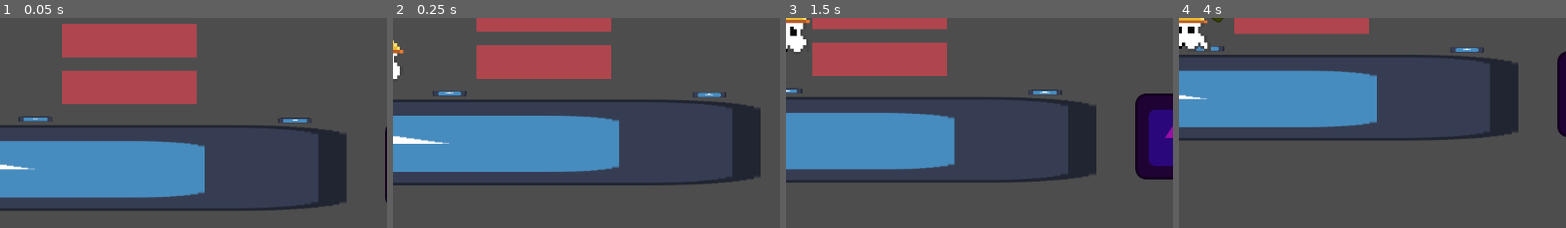
Above: before the commit, frames 1-4 (left to right).
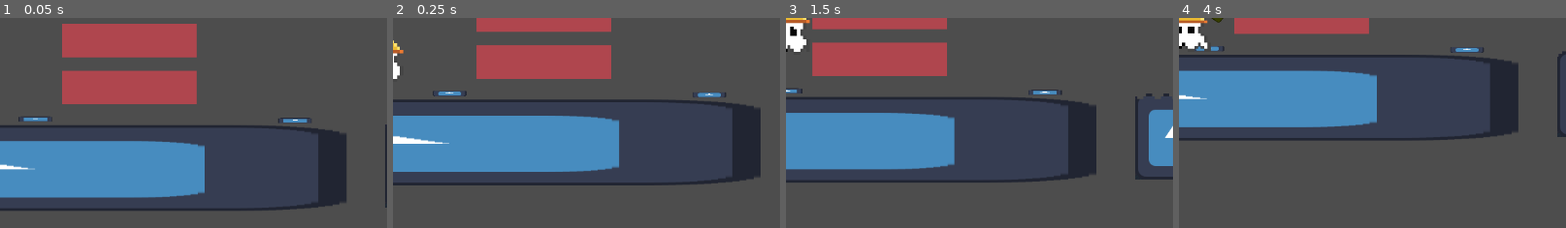
Above: after the commit, the same moments.

Repository: Monczak/warsztatyletni2025
Game: Godot game, scene res://src/Root.tscn
The game is run twice, just before and just after one commit, with the same random seed, the same clock (stepped at 60 frames per second) and the same inputs. The engine's default icon, where the game draws it, is replaced by a stand-in: a white triangle on a blue panel in a dark square.
Inputs (mouse positions are % of the whole screen's width and height, from its top left):
- Up to frame 1 (0.05 s): no input
- Up to frame 2 (0.25 s): no input
- Up to frame 3 (1.5 s): move the mouse to (72, 47) at 0.52 s; hold Right (MoveRight) from 0.53 s (still down); tap Z (Interact) at 0.6, 1.35 s; click (72, 47) at 0.67 s; tap Up (Jump) at 0.77 s; move the mouse to (30, 57) at 1.27 s
- Up to frame 4 (4 s): tap Up (Jump) at 1.52, 3.02, 3.77 s; move the mouse to (60, 29) at 2.02 s; release Right (MoveRight) at 2.03 s; hold Left (MoveLeft) 2.03-2.78 s; tap Z (Interact) at 2.1, 2.85, 3.6 s; move the mouse to (45, 72) at 2.77 s; hold Right (MoveRight) from 2.78 s (still down); click (45, 72) at 2.92 s; move the mouse to (80, 67) at 3.52 s
The pictures show only the part of the screen within x 50-100%, y 50-100%; the shares and areas given below are measured in that part.

The runs differ from the first frame. In frame 1, 0.2% of the frame differs, in the area x 99-100%, y 50-91%; in frame 2, nothing differs; in frame 3, 4.0%, in the area x 90-100%, y 35-77%; in frame 4, 0.9%.

Commit message:
Add pixelated Goo shader

Diff:
--- a/src/Level.tscn
+++ b/src/Level.tscn
@@ -69,6 +69,7 @@
 position = Vector2(-323, 120)
 
 [node name="PlayerRespawnPoint" type="Node2D" parent="."]
+position = Vector2(-63, 37)
 script = ExtResource("4_7pvq8")
 
 [node name="Goo" parent="." instance=ExtResource("5_t53vl")]
--- /dev/null
+++ b/src/materials/Goo.tres
@@ -0,0 +1,11 @@
+[gd_resource type="ShaderMaterial" load_steps=2 format=3 uid="uid://hoo7ctuf34o7"]
+
+[ext_resource type="Shader" uid="uid://oper7mp6t1pk" path="res://src/materials/GooShader.tres" id="1_bv06w"]
+
+[resource]
+shader = ExtResource("1_bv06w")
+shader_parameter/wave_squish = 10.0
+shader_parameter/wave_frequency = 6.0
+shader_parameter/wave_quantization = 1.0
+shader_parameter/wave_amplitude = 0.03
+shader_parameter/wave_offset = -0.03
--- /dev/null
+++ b/src/materials/GooShader.tres
@@ -0,0 +1,269 @@
+[gd_resource type="VisualShader" load_steps=26 format=3 uid="uid://oper7mp6t1pk"]
+
+[sub_resource type="VisualShaderNodeVectorOp" id="VisualShaderNodeVectorOp_5owpa"]
+output_port_for_preview = 0
+default_input_values = [0, Vector2(0, 0), 1, Vector2(0, 0)]
+expanded_output_ports = [0]
+op_type = 0
+
+[sub_resource type="VisualShaderNodeVectorCompose" id="VisualShaderNodeVectorCompose_xphfg"]
+op_type = 0
+
+[sub_resource type="VisualShaderNodeInput" id="VisualShaderNodeInput_a48ri"]
+input_name = "uv"
+
+[sub_resource type="VisualShaderNodeFloatParameter" id="VisualShaderNodeFloatParameter_82g0q"]
+parameter_name = "wave_amplitude"
+default_value_enabled = true
+default_value = 0.02
+
+[sub_resource type="VisualShaderNodeCompare" id="VisualShaderNodeCompare_e7lu1"]
+output_port_for_preview = 0
+function = 2
+
+[sub_resource type="VisualShaderNodeMultiplyAdd" id="VisualShaderNodeMultiplyAdd_cop87"]
+
+[sub_resource type="VisualShaderNodeFloatParameter" id="VisualShaderNodeFloatParameter_mbs7u"]
+parameter_name = "wave_offset"
+default_value_enabled = true
+default_value = -0.04
+
+[sub_resource type="VisualShaderNodeFloatOp" id="VisualShaderNodeFloatOp_wlbvw"]
+operator = 2
+
+[sub_resource type="VisualShaderNodeFloatParameter" id="VisualShaderNodeFloatParameter_b5e1b"]
+parameter_name = "wave_squish"
+default_value_enabled = true
+default_value = 6.0
+
+[sub_resource type="VisualShaderNodeFloatOp" id="VisualShaderNodeFloatOp_dgwan"]
+operator = 2
+
+[sub_resource type="VisualShaderNodeFloatConstant" id="VisualShaderNodeFloatConstant_oe0k8"]
+constant = 3.14159
+
+[sub_resource type="VisualShaderNodeFloatOp" id="VisualShaderNodeFloatOp_8f7tj"]
+operator = 2
+
+[sub_resource type="VisualShaderNodeFloatOp" id="VisualShaderNodeFloatOp_odqp4"]
+operator = 3
+
+[sub_resource type="VisualShaderNodeFloatFunc" id="VisualShaderNodeFloatFunc_14m3a"]
+function = 15
+
+[sub_resource type="VisualShaderNodeFloatParameter" id="VisualShaderNodeFloatParameter_yxgjv"]
+parameter_name = "wave_quantization"
+default_value_enabled = true
+default_value = 1.5
+
+[sub_resource type="VisualShaderNodeFloatFunc" id="VisualShaderNodeFloatFunc_gth7h"]
+function = 15
+
+[sub_resource type="VisualShaderNodeFloatOp" id="VisualShaderNodeFloatOp_x4njy"]
+operator = 2
+
+[sub_resource type="VisualShaderNodeInput" id="VisualShaderNodeInput_vb22r"]
+input_name = "uv"
+
+[sub_resource type="VisualShaderNodeFloatOp" id="VisualShaderNodeFloatOp_oi4rc"]
+operator = 3
+
+[sub_resource type="VisualShaderNodeInput" id="VisualShaderNodeInput_ibh14"]
+input_name = "time"
+
+[sub_resource type="VisualShaderNodeFloatFunc" id="VisualShaderNodeFloatFunc_4op6l"]
+output_port_for_preview = 0
+function = 0
+
+[sub_resource type="VisualShaderNodeFloatOp" id="VisualShaderNodeFloatOp_p0eb0"]
+
+[sub_resource type="VisualShaderNodeVectorDecompose" id="VisualShaderNodeVectorDecompose_0s56v"]
+default_input_values = [0, Vector2(0, 0)]
+op_type = 0
+
+[sub_resource type="VisualShaderNodeFloatOp" id="VisualShaderNodeFloatOp_ftmyp"]
+operator = 2
+
+[sub_resource type="VisualShaderNodeFloatParameter" id="VisualShaderNodeFloatParameter_7du4b"]
+parameter_name = "wave_frequency"
+default_value_enabled = true
+default_value = 6.0
+
+[resource]
+code = "shader_type canvas_item;
+render_mode blend_mix;
+
+uniform float wave_squish = 6;
+uniform float wave_frequency = 6;
+uniform float wave_quantization = 1.5;
+uniform float wave_amplitude = 0.01999999955297;
+uniform float wave_offset = -0.03999999910593;
+
+
+
+void fragment() {
+// Input:3
+	vec2 n_out3p0 = UV;
+
+
+// VectorDecompose:7
+	float n_out7p0 = n_out3p0.x;
+	float n_out7p1 = n_out3p0.y;
+
+
+// FloatParameter:21
+	float n_out21p0 = wave_squish;
+
+
+// FloatConstant:23
+	float n_out23p0 = 3.141593;
+
+
+// FloatOp:22
+	float n_out22p0 = n_out21p0 * n_out23p0;
+
+
+// FloatOp:20
+	float n_out20p0 = n_out7p0 * n_out22p0;
+
+
+// Input:4
+	float n_out4p0 = TIME;
+
+
+// FloatParameter:9
+	float n_out9p0 = wave_frequency;
+
+
+// FloatOp:8
+	float n_out8p0 = n_out4p0 * n_out9p0;
+
+
+// FloatParameter:27
+	float n_out27p0 = wave_quantization;
+
+
+// FloatOp:29
+	float n_out29p0 = n_out8p0 * n_out27p0;
+
+
+// FloatFunc:28
+	float n_out28p0 = round(n_out29p0);
+
+
+// FloatOp:30
+	float n_out30p0 = n_out28p0 / n_out27p0;
+
+
+// FloatOp:6
+	float n_out6p0 = n_out20p0 + n_out30p0;
+
+
+// FloatFunc:5
+	float n_out5p0 = sin(n_out6p0);
+
+
+// FloatOp:24
+	float n_out24p0 = n_out5p0 * n_out27p0;
+
+
+// FloatFunc:26
+	float n_out26p0 = round(n_out24p0);
+
+
+// FloatOp:25
+	float n_out25p0 = n_out26p0 / n_out27p0;
+
+
+// FloatParameter:15
+	float n_out15p0 = wave_amplitude;
+
+
+// FloatParameter:19
+	float n_out19p0 = wave_offset;
+
+
+// MultiplyAdd:18
+	float n_out18p0 = (n_out25p0 * n_out15p0) + n_out19p0;
+
+
+// VectorCompose:12
+	float n_in12p0 = 0.00000;
+	vec2 n_out12p0 = vec2(n_in12p0, n_out18p0);
+
+
+// Input:13
+	vec2 n_out13p0 = UV;
+
+
+// VectorOp:11
+	vec2 n_out11p0 = n_out12p0 + n_out13p0;
+	float n_out11p2 = n_out11p0.g;
+
+
+// Compare:17
+	float n_in17p1 = 0.00000;
+	bool n_out17p0 = n_out11p2 > n_in17p1;
+
+
+// Output:0
+	COLOR.a = (n_out17p0 ? 1.0 : 0.0);
+
+
+}
+"
+graph_offset = Vector2(-1153.03, -202.258)
+mode = 1
+flags/light_only = false
+nodes/fragment/0/position = Vector2(1740, 140)
+nodes/fragment/3/node = SubResource("VisualShaderNodeInput_vb22r")
+nodes/fragment/3/position = Vector2(-960, 80)
+nodes/fragment/4/node = SubResource("VisualShaderNodeInput_ibh14")
+nodes/fragment/4/position = Vector2(-500, 260)
+nodes/fragment/5/node = SubResource("VisualShaderNodeFloatFunc_4op6l")
+nodes/fragment/5/position = Vector2(100, 60)
+nodes/fragment/6/node = SubResource("VisualShaderNodeFloatOp_p0eb0")
+nodes/fragment/6/position = Vector2(-120, 60)
+nodes/fragment/7/node = SubResource("VisualShaderNodeVectorDecompose_0s56v")
+nodes/fragment/7/position = Vector2(-640, 60)
+nodes/fragment/8/node = SubResource("VisualShaderNodeFloatOp_ftmyp")
+nodes/fragment/8/position = Vector2(-172, 230.5)
+nodes/fragment/9/node = SubResource("VisualShaderNodeFloatParameter_7du4b")
+nodes/fragment/9/position = Vector2(-440, 360)
+nodes/fragment/11/node = SubResource("VisualShaderNodeVectorOp_5owpa")
+nodes/fragment/11/position = Vector2(1280, 60)
+nodes/fragment/12/node = SubResource("VisualShaderNodeVectorCompose_xphfg")
+nodes/fragment/12/position = Vector2(1060, 80)
+nodes/fragment/13/node = SubResource("VisualShaderNodeInput_a48ri")
+nodes/fragment/13/position = Vector2(940, 360)
+nodes/fragment/15/node = SubResource("VisualShaderNodeFloatParameter_82g0q")
+nodes/fragment/15/position = Vector2(40, 320)
+nodes/fragment/17/node = SubResource("VisualShaderNodeCompare_e7lu1")
+nodes/fragment/17/position = Vector2(1520, 100)
+nodes/fragment/18/node = SubResource("VisualShaderNodeMultiplyAdd_cop87")
+nodes/fragment/18/position = Vector2(840, 120)
+nodes/fragment/19/node = SubResource("VisualShaderNodeFloatParameter_mbs7u")
+nodes/fragment/19/position = Vector2(560, 380)
+nodes/fragment/20/node = SubResource("VisualShaderNodeFloatOp_wlbvw")
+nodes/fragment/20/position = Vector2(-340, 60)
+nodes/fragment/21/node = SubResource("VisualShaderNodeFloatParameter_b5e1b")
+nodes/fragment/21/position = Vector2(-1020, 200)
+nodes/fragment/22/node = SubResource("VisualShaderNodeFloatOp_dgwan")
+nodes/fragment/22/position = Vector2(-700, 180)
+nodes/fragment/23/node = SubResource("VisualShaderNodeFloatConstant_oe0k8")
+nodes/fragment/23/position = Vector2(-940, 420)
+nodes/fragment/24/node = SubResource("VisualShaderNodeFloatOp_8f7tj")
+nodes/fragment/24/position = Vector2(400, -220)
+nodes/fragment/25/node = SubResource("VisualShaderNodeFloatOp_odqp4")
+nodes/fragment/25/position = Vector2(600, -100)
+nodes/fragment/26/node = SubResource("VisualShaderNodeFloatFunc_14m3a")
+nodes/fragment/26/position = Vector2(600, -200)
+nodes/fragment/27/node = SubResource("VisualShaderNodeFloatParameter_yxgjv")
+nodes/fragment/27/position = Vector2(-1180, -180)
+nodes/fragment/28/node = SubResource("VisualShaderNodeFloatFunc_gth7h")
+nodes/fragment/28/position = Vector2(-580, -120)
+nodes/fragment/29/node = SubResource("VisualShaderNodeFloatOp_x4njy")
+nodes/fragment/29/position = Vector2(-780, -140)
+nodes/fragment/30/node = SubResource("VisualShaderNodeFloatOp_oi4rc")
+nodes/fragment/30/position = Vector2(-380, -140)
+nodes/fragment/connections = PackedInt32Array(4, 0, 8, 0, 9, 0, 8, 1, 13, 0, 11, 1, 12, 0, 11, 0, 3, 0, 7, 0, 6, 0, 5, 0, 18, 0, 12, 1, 15, 0, 18, 1, 19, 0, 18, 2, 20, 0, 6, 0, 17, 0, 0, 1, 22, 0, 20, 1, 21, 0, 22, 0, 23, 0, 22, 1, 11, 2, 17, 0, 24, 0, 26, 0, 26, 0, 25, 0, 5, 0, 24, 0, 25, 0, 18, 0, 27, 0, 24, 1, 27, 0, 25, 1, 29, 0, 28, 0, 28, 0, 30, 0, 27, 0, 29, 1, 7, 0, 20, 0, 27, 0, 30, 1, 8, 0, 29, 0, 30, 0, 6, 1)
--- a/src/objects/Goo.gd
+++ b/src/objects/Goo.gd
@@ -5,10 +5,10 @@
 
 
 func _ready() -> void:
-    area.body_entered.connect(_on_body_entered)
+	area.body_entered.connect(_on_body_entered)
 
 
 func _on_body_entered(body: Node2D):
-    if body.has_method("_on_death"):
-        body.call("_on_death")
-    body.queue_free()
+	if body.has_method("_on_death"):
+		body.call("_on_death")
+	body.queue_free()
--- a/src/objects/Goo.tscn
+++ b/src/objects/Goo.tscn
@@ -1,7 +1,8 @@
-[gd_scene load_steps=4 format=3 uid="uid://qny4rb3ykp28"]
+[gd_scene load_steps=5 format=3 uid="uid://qny4rb3ykp28"]
 
 [ext_resource type="Script" path="res://src/objects/Goo.gd" id="1_gmimu"]
 [ext_resource type="Texture2D" uid="uid://cabwwfn2u5qlb" path="res://icon.svg" id="1_y2y18"]
+[ext_resource type="Material" uid="uid://hoo7ctuf34o7" path="res://src/materials/Goo.tres" id="2_5jvj8"]
 
 [sub_resource type="RectangleShape2D" id="RectangleShape2D_lmr0a"]
 size = Vector2(128, 128)
@@ -10,7 +11,7 @@
 script = ExtResource("1_gmimu")
 
 [node name="Sprite2D" type="Sprite2D" parent="."]
-modulate = Color(0.599649, 0.055132, 0.642706, 1)
+material = ExtResource("2_5jvj8")
 texture = ExtResource("1_y2y18")
 
 [node name="Area2D" type="Area2D" parent="."]
@@ -18,4 +19,5 @@
 collision_mask = 5
 
 [node name="CollisionShape2D" type="CollisionShape2D" parent="Area2D"]
+visible = false
 shape = SubResource("RectangleShape2D_lmr0a")
